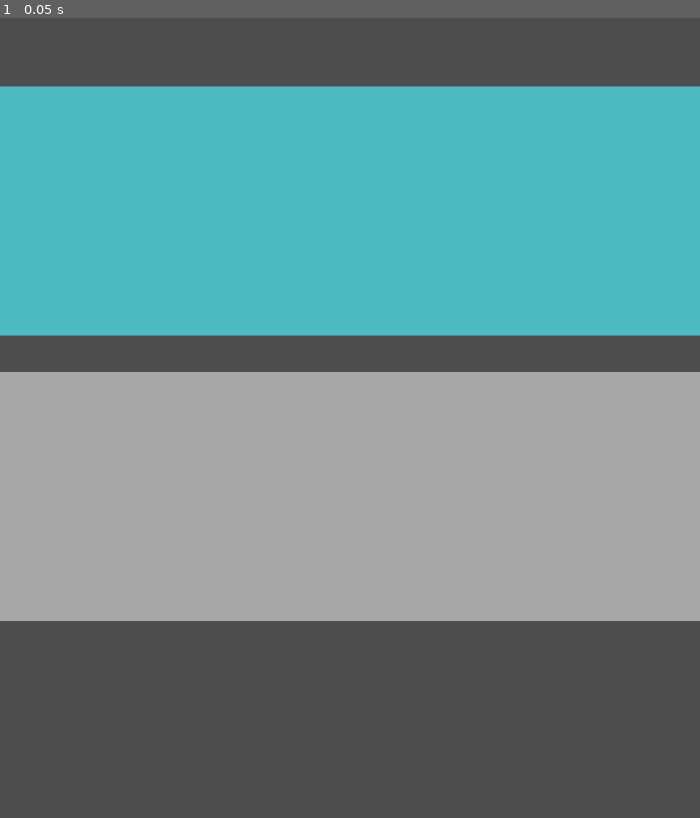
Above: before the commit, frame 1.
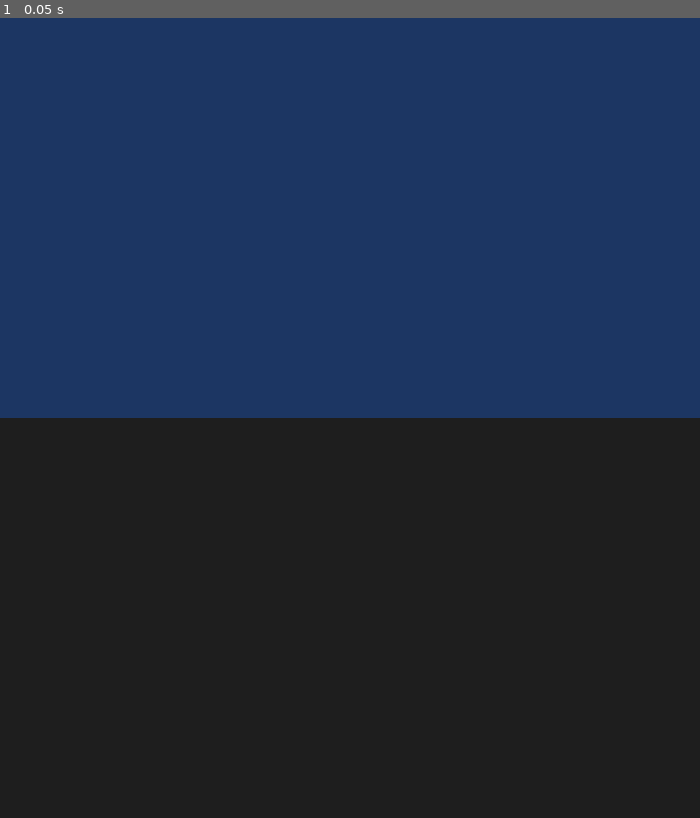
Above: after the commit, the same moment.

Repository: djaquay/frogger-gd
Game: Godot game, scene res://main.tscn
Same seed, same stepped clock (60 frames per second), same inputs: the game is played once before the commit and once after it. The project has no main scene, so this scene is started directly.
Inputs:
- Up to frame 1 (0.05 s): no input

The runs differ from the first frame. In frame 1, 100% of the frame differs, in the area x 0-100%, y 0-100%.

Commit message:
minor shuffling of main scene

Diff:
--- a/main.tscn
+++ b/main.tscn
@@ -3,13 +3,12 @@
 [node name="Main" type="Node2D"]
 
 [node name="RoadSurface" type="ColorRect" parent="."]
-offset_top = 455.0
+offset_top = 514.0
 offset_right = 900.0
-offset_bottom = 775.0
-color = Color(0.65834, 0.65834, 0.65834, 1)
+offset_bottom = 1028.0
+color = Color(0.117109, 0.117109, 0.117109, 1)
 
 [node name="WaterSurface" type="ColorRect" parent="."]
-offset_top = 88.0
 offset_right = 900.0
-offset_bottom = 408.0
-color = Color(0.306319, 0.731775, 0.758865, 1)
+offset_bottom = 514.0
+color = Color(0.11122, 0.213434, 0.388531, 1)
Not shown, changed: README.md
